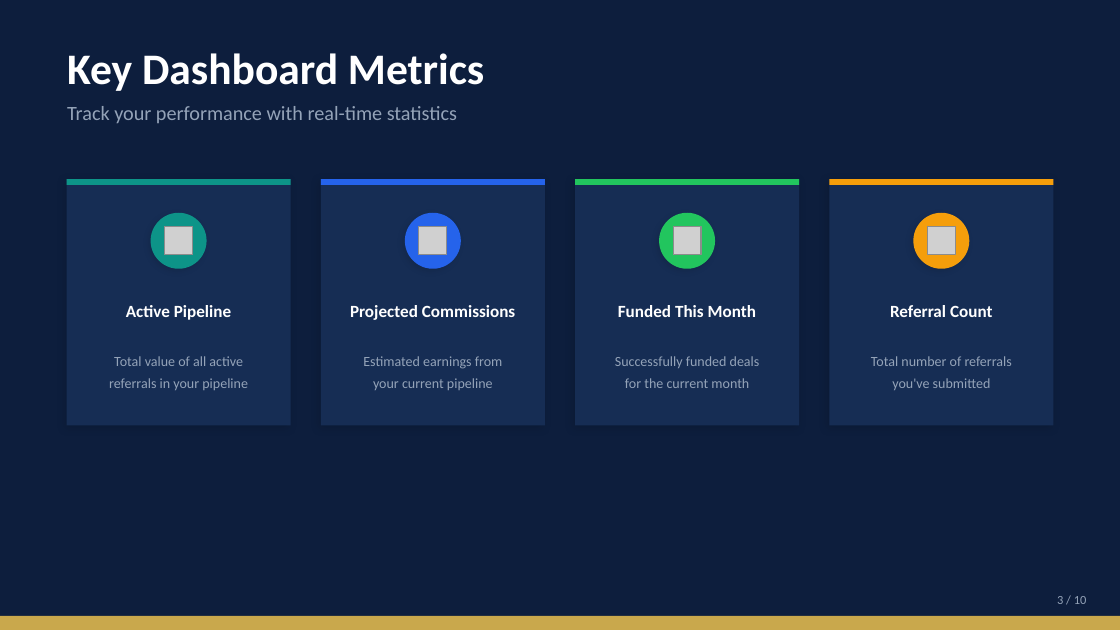
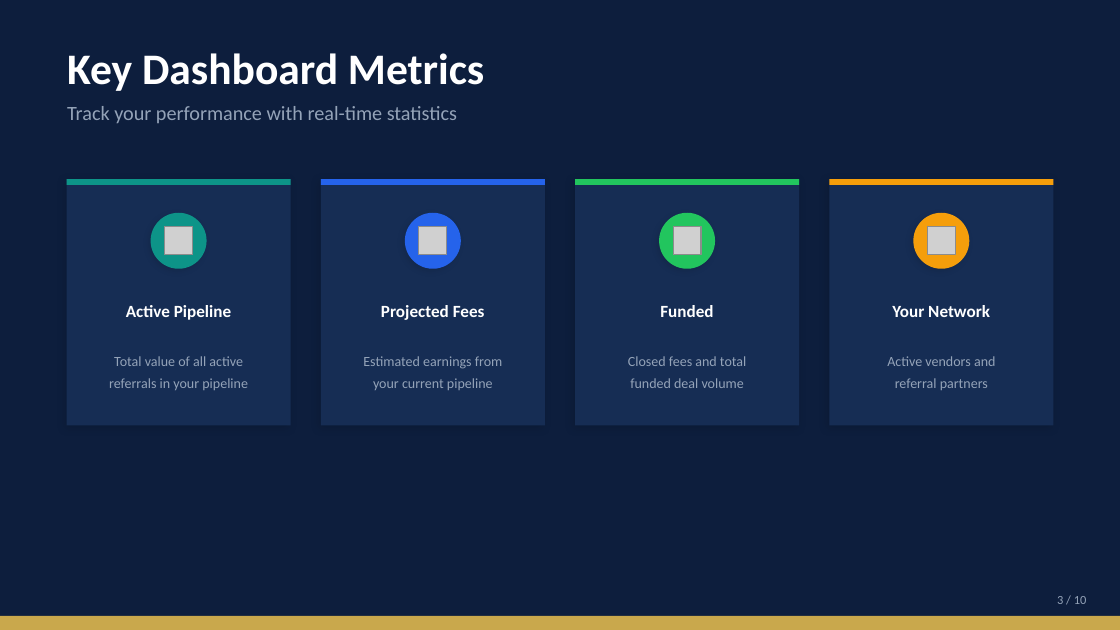
Before and after one commit to bshimkovitz-Alliancefinancing/alliance-financing-ai, a slide deck: slide 3 of Referral-Partner-Presentation.pptx. Drawn at 1120x630 pixels with LibreOffice and Linux fonts; fonts in the diff are those of the drawing; grey boxes stand for pictures. Boxes give left, top, right and bottom in pixels: in the first picture for what was removed or moved away, otherwise in the second. Text is boxed around its words. In the diff, an @@ line names an element or a change of style, - is before the commit and + after.

```diff
--- a/Referral-Partner-Presentation.pptx
+++ b/Referral-Partner-Presentation.pptx
@@ text at bbox=[381, 305, 485, 320]: text changed @@
-Projected Commissions
+Projected Fees
@@ text at bbox=[660, 305, 713, 317]: text changed @@
-Funded This Month
+Funded
@@ text at bbox=[892, 305, 990, 317]: text changed @@
-Referral Count
+Your Network
@@ text at bbox=[628, 356, 746, 388]: text changed @@
-Successfully funded deals
-for the current month
+Closed fees and total
+funded deal volume
@@ text at bbox=[887, 356, 995, 390]: text changed @@
-Total number of referrals
-you've submitted
+Active vendors and
+referral partners
```
Also in this commit, not shown: 3 other files.
